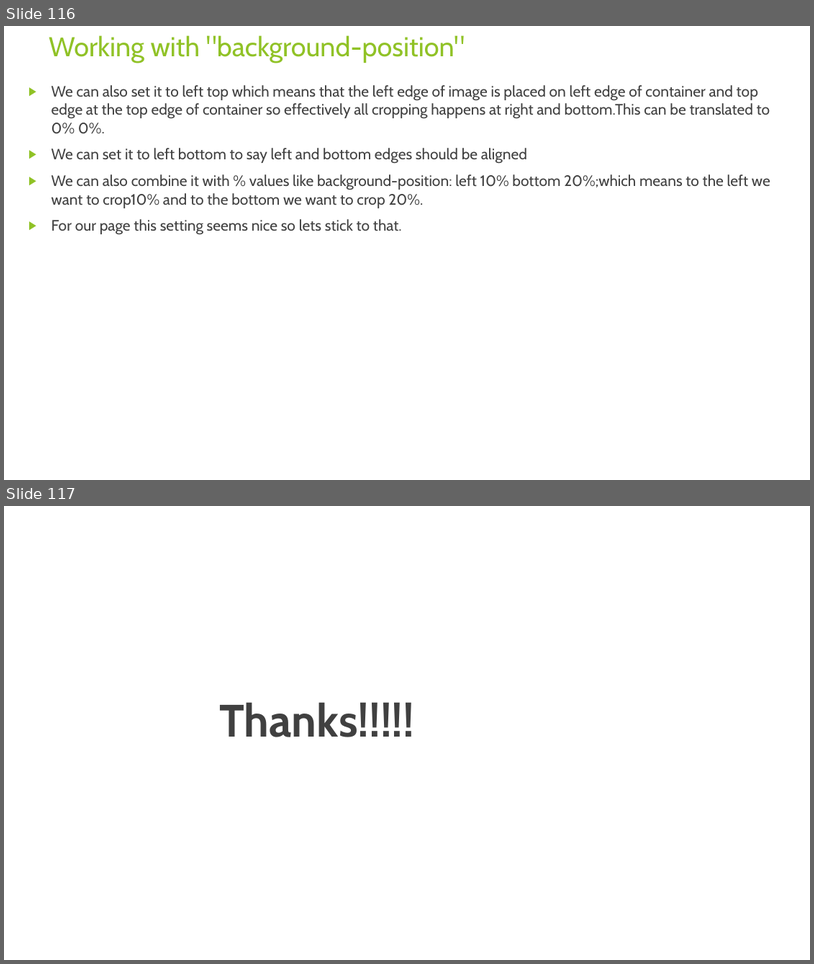
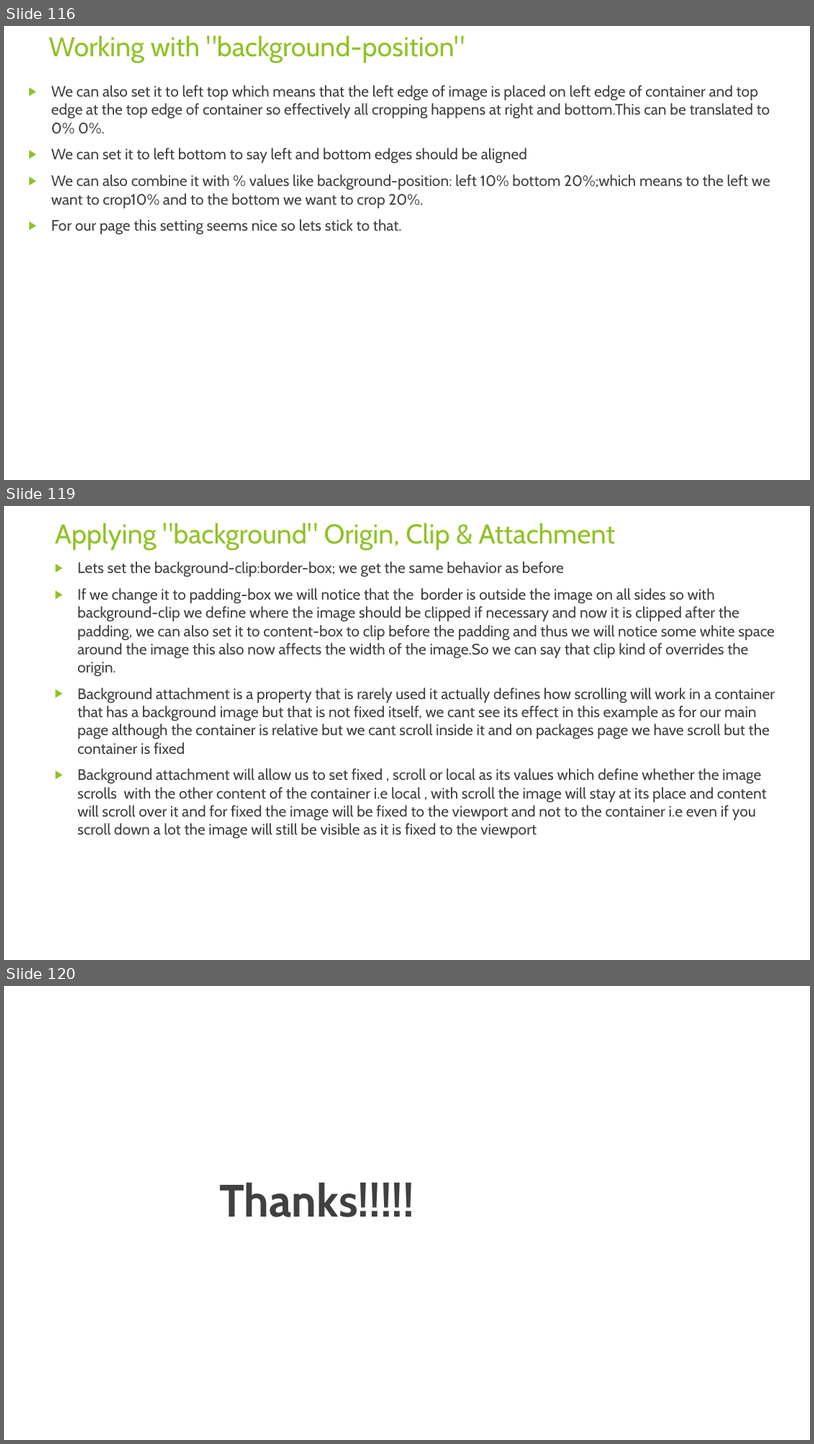
Before and after one commit to rudhrainfogain/CSS, a slide deck: PPT/Css-v7.pptx. Shown one above the other, each under a label of ours: slides 116 and 117 before the commit, slides 116, 119 and 120 after it; the slides between them are not shown. The pictures are 814x964 and 814x1444 pixels, drawn with LibreOffice and Linux fonts; fonts in the diff are those of the drawing. Boxes give left, top, right and bottom in pixels: in the first picture for what was removed or moved away, otherwise in the second. Text is boxed around its words. In the diff, an @@ line names an element or a change of style, - is before the commit and + after.

Commit message:
ClipOriginAndAttachment

```diff
--- a/PPT/Css-v7.pptx
+++ b/PPT/Css-v7.pptx
@@ slide 119 added at [4, 506, 810, 960], background #FFFFFF @@
@@ title added at [55, 523, 616, 550], 32.4 pt, text #90C226 @@
+Applying "background" Origin, Clip & Attachment
@@ text added at [77, 561, 775, 839], 18 pt, text #404040 @@
+▶ Lets set the background-clip:border-box; we get the same behavior as before
+▶ If we change it to padding-box we will notice that the border is outside the image on all sides so with background-clip we define where the image should be clipped if necessary and now it is clipped after the padding, we can also set it to content-box to clip before the padding and thus we will notice some white space around the image this also now affects the width of the image.So we can say that clip kind of overrides the origin.
+▶ Background attachment is a property that is rarely used it actually defines how scrolling will work in a container that has a background image but that is not fixed itself, we cant see its effect in this example as for our main page although the container is relative but we cant scroll inside it and on packages page we have scroll but the container is fixed
+▶ Background attachment will allow us to set fixed , scroll or local as its values which define whether the image scrolls with the other content of the container i.e local , with scroll the image will stay at its place and content will scroll over it and for fixed the image will be fixed to the viewport and not to the container i.e even if you scroll down a lot the image will still be visible as it is fixed to the viewport
@@ what was slide 117 is now slide 120 @@
```
Also in this commit, not shown: 2 other slides added, 1 other file.
